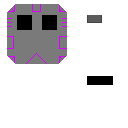
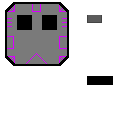
Revision of a layered 128px x 128px image; what changed, layer by layer:
painted on "Layer 5" over [5, 2, 69, 66]
